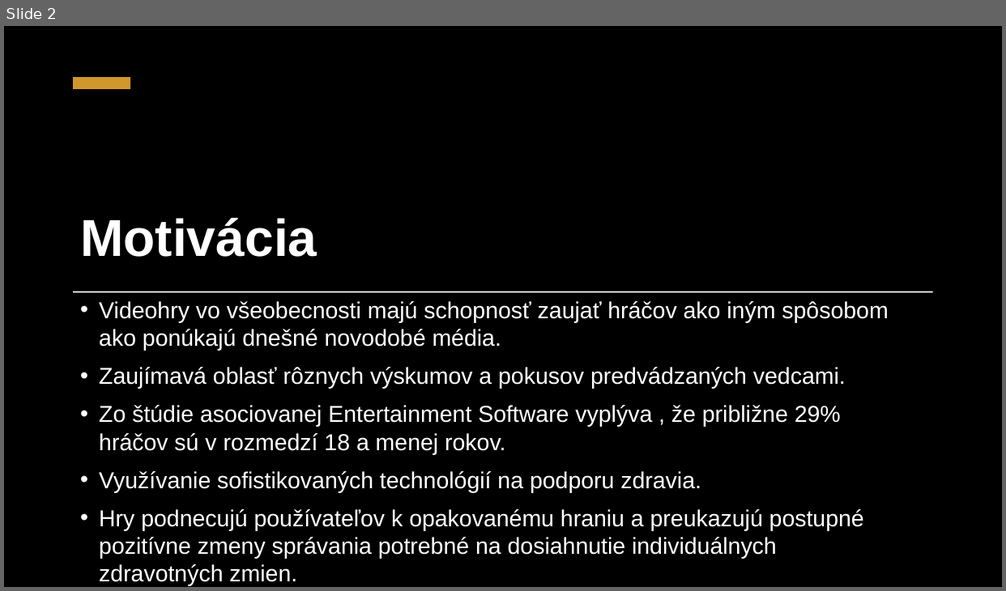
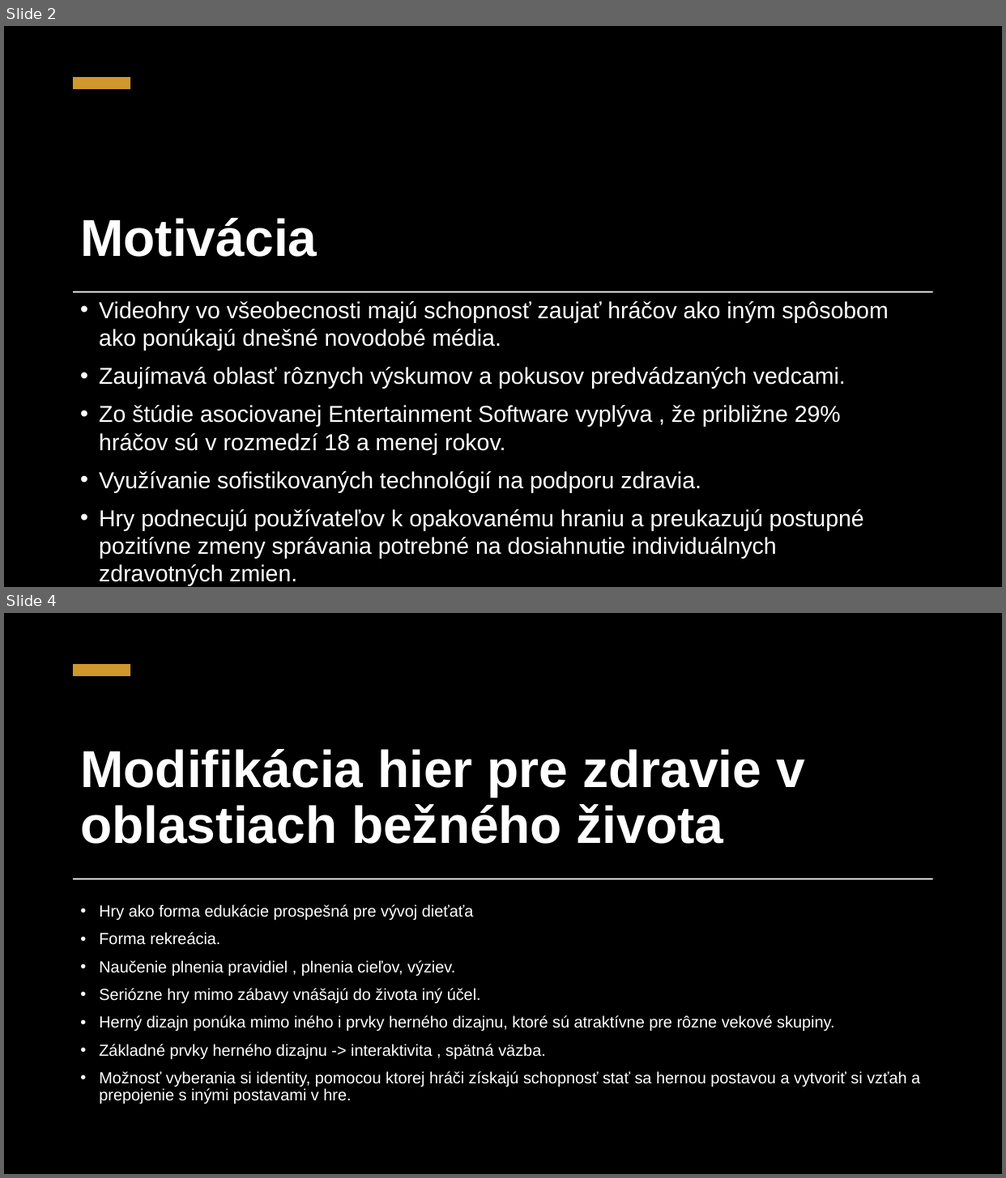
Before and after one commit to K1ko/MIP_Clanok, a slide deck: MIP_Článok_Prezentácia.pptx. Shown one above the other, each under a label of ours: slide 2 before the commit, slides 2 and 4 after it; the slides between them are not shown. The pictures are 1006x591 and 1006x1178 pixels, drawn with LibreOffice and Linux fonts; fonts in the diff are those of the drawing; background and template pictures are left out. Boxes give left, top, right and bottom in pixels: in the first picture for what was removed or moved away, otherwise in the second. Text is boxed around its words. In the diff, an @@ line names an element or a change of style, - is before the commit and + after.

```diff
--- a/MIP_Článok_Prezentácia.pptx
+++ b/MIP_Článok_Prezentácia.pptx
@@ slide 4 added at (4,613,1002,1174), background picture (left out); not listed: 2 template elements that a slide beside it also shows @@
@@ rectangle added at (4,613,1002,1174), fill #000000 @@
@@ rectangle added at (73,664,131,676), fill #CF972C @@
@@ title added at (80,749,805,844), 50 pt, text #FFFFFF, bold @@
+Modifikácia hier pre zdravie v oblastiach bežného života
@@ rectangle added at (73,878,933,879), fill #FFFFFF @@
@@ text added at (99,905,920,1104), 15.5 pt, text #FFFFFF @@
+• Hry ako forma edukácie prospešná pre vývoj dieťaťa
+• Forma rekreácia.
+• Naučenie plnenia pravidiel , plnenia cieľov, výziev.
+• Seriózne hry mimo zábavy vnášajú do života iný účel.
+• Herný dizajn ponúka mimo iného i prvky herného dizajnu, ktoré sú atraktívne pre rôzne vekové skupiny.
+• Základné prvky herného dizajnu -> interaktivita , spätná väzba.
+• Možnosť vyberania si identity, pomocou ktorej hráči získajú schopnosť stať sa hernou postavou a vytvoriť si vzťah a prepojenie s inými postavami v hre.
```
Also in this commit, not shown: 1 slide changed, 5 other slides added, 6 slides removed, 1 other file.
